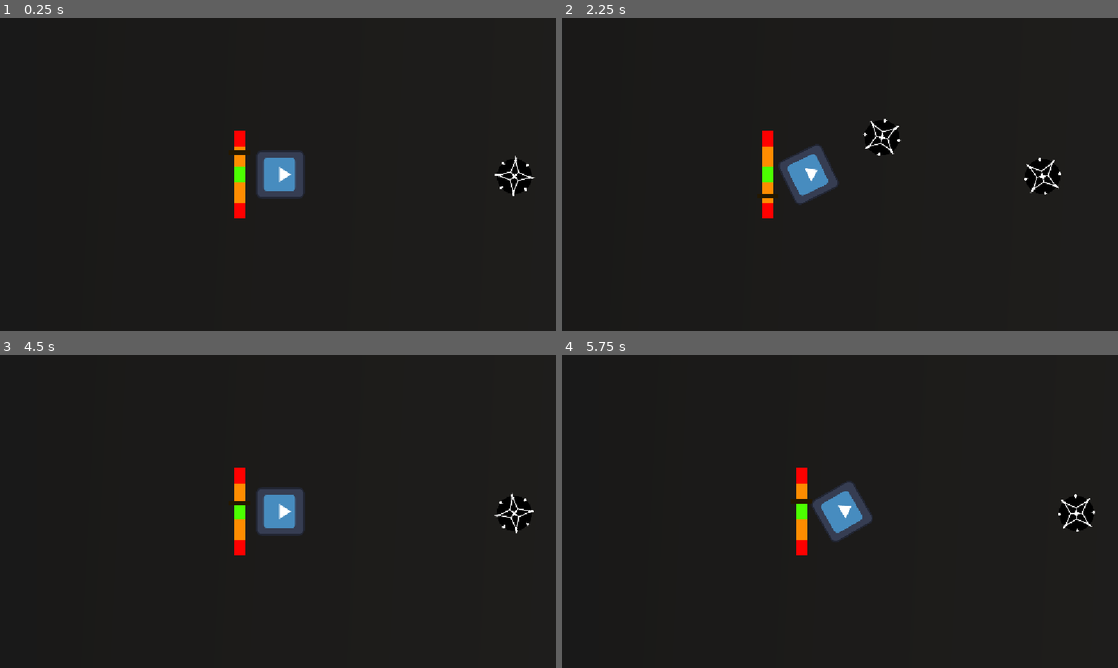
Above: before the commit, frames 1-4 (two rows, left to right).
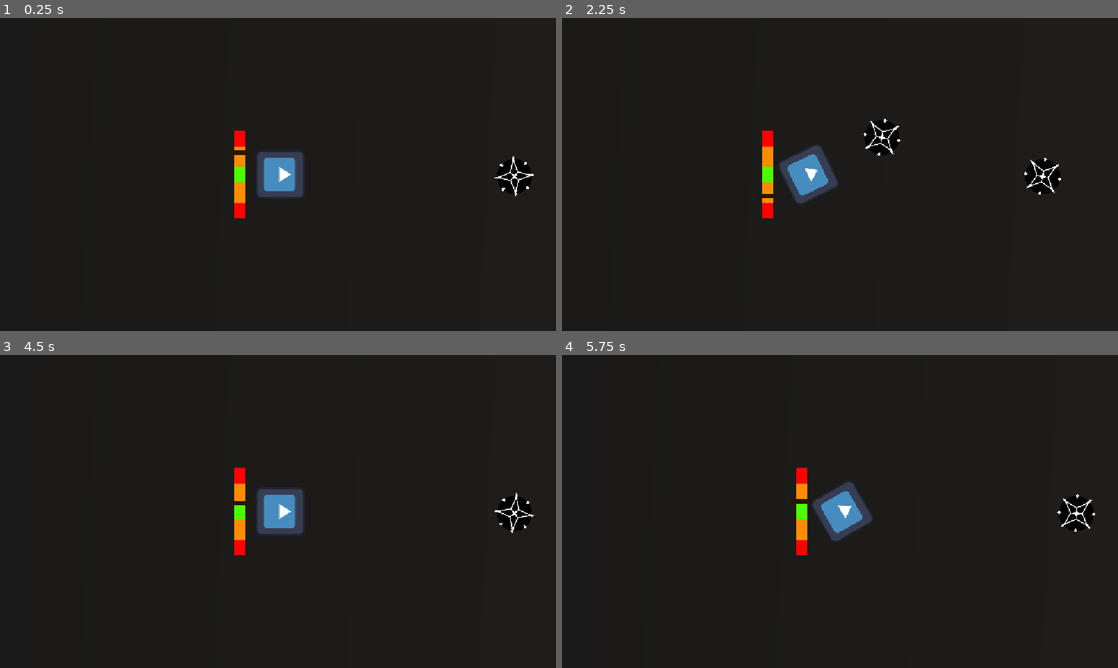
Above: after the commit, the same moments.

Repository: ryder-james/AVerySeriousGameJam
Game: Godot game, scene res://map.tscn
Two runs of this game, one before a commit and one after it. Both use one fixed random seed, a clock stepped at 60 frames per second and the inputs below. The engine's default icon, where the game draws it, is replaced by a stand-in: a white triangle on a blue panel in a dark square.
Inputs:
- Up to frame 1 (0.25 s): no input
- Up to frame 2 (2.25 s): hold A (ccw) 0.53-1.28 s; tap D (cw) at 1.35 s; tap Space (launch) at 2.1 s
- Up to frame 3 (4.5 s): tap A (ccw) at 2.85 s; hold D (cw) 3.53-4.28 s; tap Space (launch) at 4.35 s
- Up to frame 4 (5.75 s): hold A (ccw) from 5.03 s (still down)

The runs differ from the first frame. In frame 1, 0.2% of the frame differs, in the area x 88-97%, y 44-58%; in frame 2, 0.2%; in frame 3, 0.2%; in frame 4, 0.2%.

Commit message:
Add clash seeds

Diff:
--- a/enemy.gd
+++ b/enemy.gd
@@ -7,7 +7,7 @@
 
 
 func _ready() -> void:
-	rotation_speed = randf_range(PI, TAU)
+	rotation_speed = -randf_range(PI, TAU)
 	constant_angular_velocity = deg_to_rad(rotation_speed)
 
 
--- a/enemy.tscn
+++ b/enemy.tscn
@@ -10,7 +10,7 @@
 [sub_resource type="CircleShape2D" id="CircleShape2D_ujo3m"]
 radius = 47.26521
 
-[node name="Enemy" type="StaticBody2D" unique_id=1776879099]
+[node name="Enemy" type="StaticBody2D" unique_id=1776879099 groups=["Enemy"]]
 physics_material_override = SubResource("PhysicsMaterial_gqbix")
 script = ExtResource("1_4gyqm")
 
--- a/project.godot
+++ b/project.godot
@@ -23,6 +23,10 @@
 
 window/stretch/mode="canvas_items"
 window/stretch/aspect="expand"
+
+[global_group]
+
+Enemy=""
 
 [input]
 
